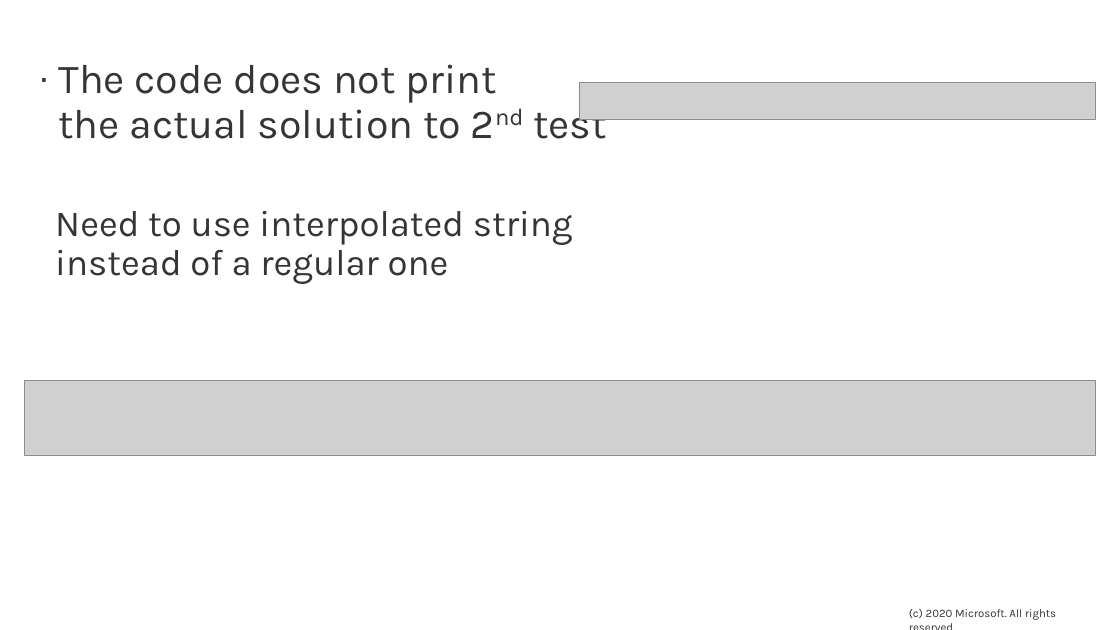
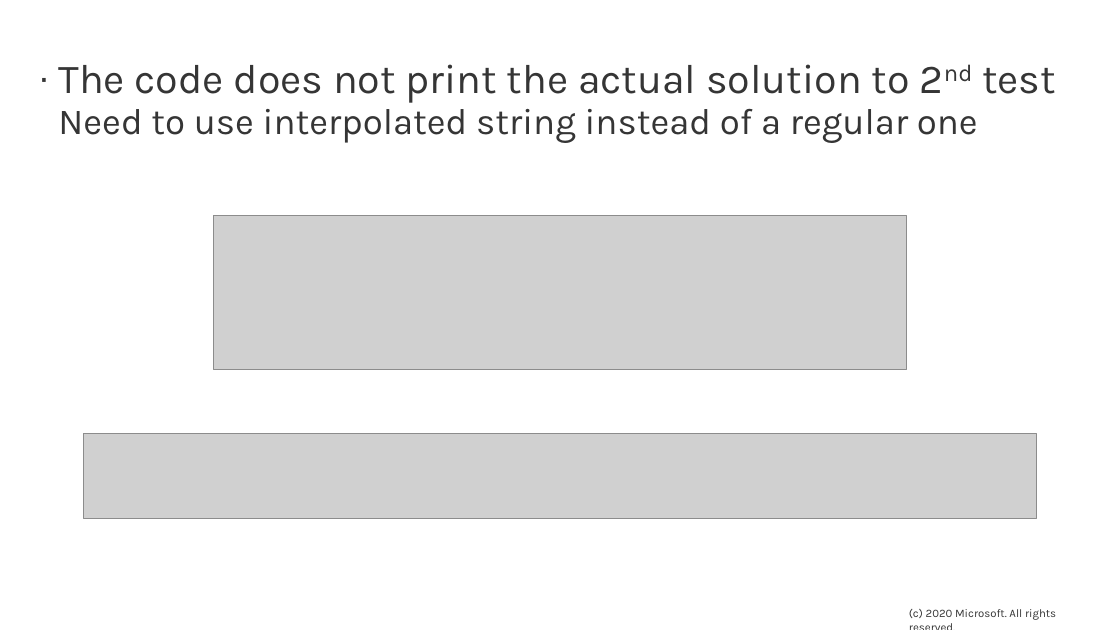
Before and after one commit to microsoft/quantum-curriculum-samples, a slide deck: slide 10 of ProgrammingAssignmentSamples/DebuggingQuantumCode/DebuggingDJAgorithm-Solutions.pptx (slide 11 before the commit). Drawn at 1120x630 pixels with LibreOffice and Linux fonts; fonts in the diff are those of the drawing; grey boxes stand for pictures; background and template pictures are left out. Boxes give left, top, right and bottom in pixels: in the first picture for what was removed or moved away, otherwise in the second. Text is boxed around its words. In the diff, an @@ line names an element or a change of style, - is before the commit and + after.

```diff
--- a/ProgrammingAssignmentSamples/DebuggingQuantumCode/DebuggingDJAgorithm-Solutions.pptx
+++ b/ProgrammingAssignmentSamples/DebuggingQuantumCode/DebuggingDJAgorithm-Solutions.pptx
@@ text at (58,64,1056,143): text changed @@
-· The code does not print
-  the actual solution to 2nd test
-Need to use interpolated string
-instead of a regular one
+· The code does not print the actual solution to 2nd test
+  Need to use interpolated string instead of a regular one
@@ picture removed at (579,82,1095,119) @@
@@ picture added at (213,216,907,370) @@
@@ picture removed at (25,380,1095,455) @@
@@ picture added at (84,434,1037,518) @@
```
Also in this commit, not shown: 7 other slides changed, 1 slide removed, 8 other files.
